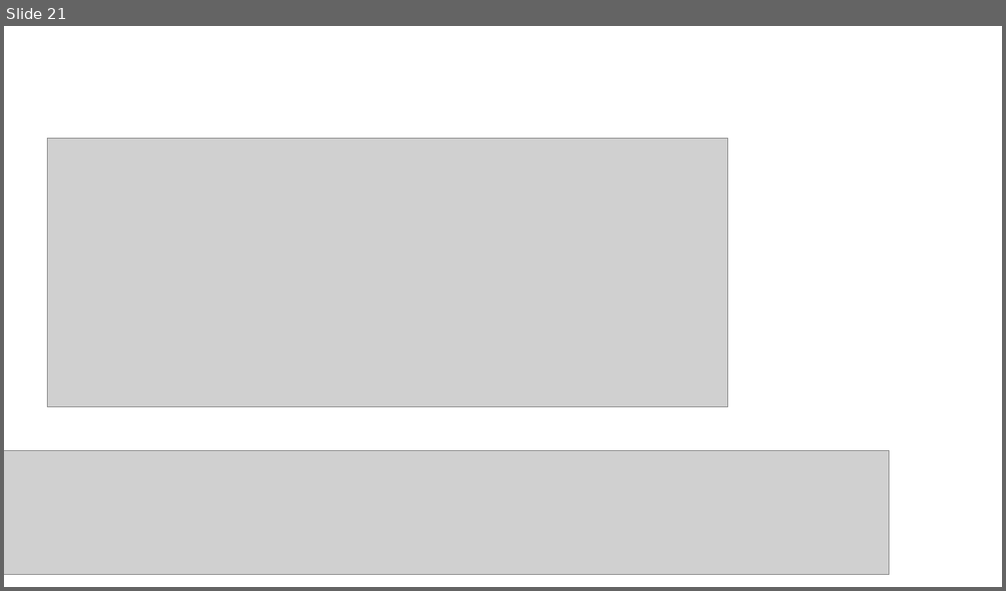
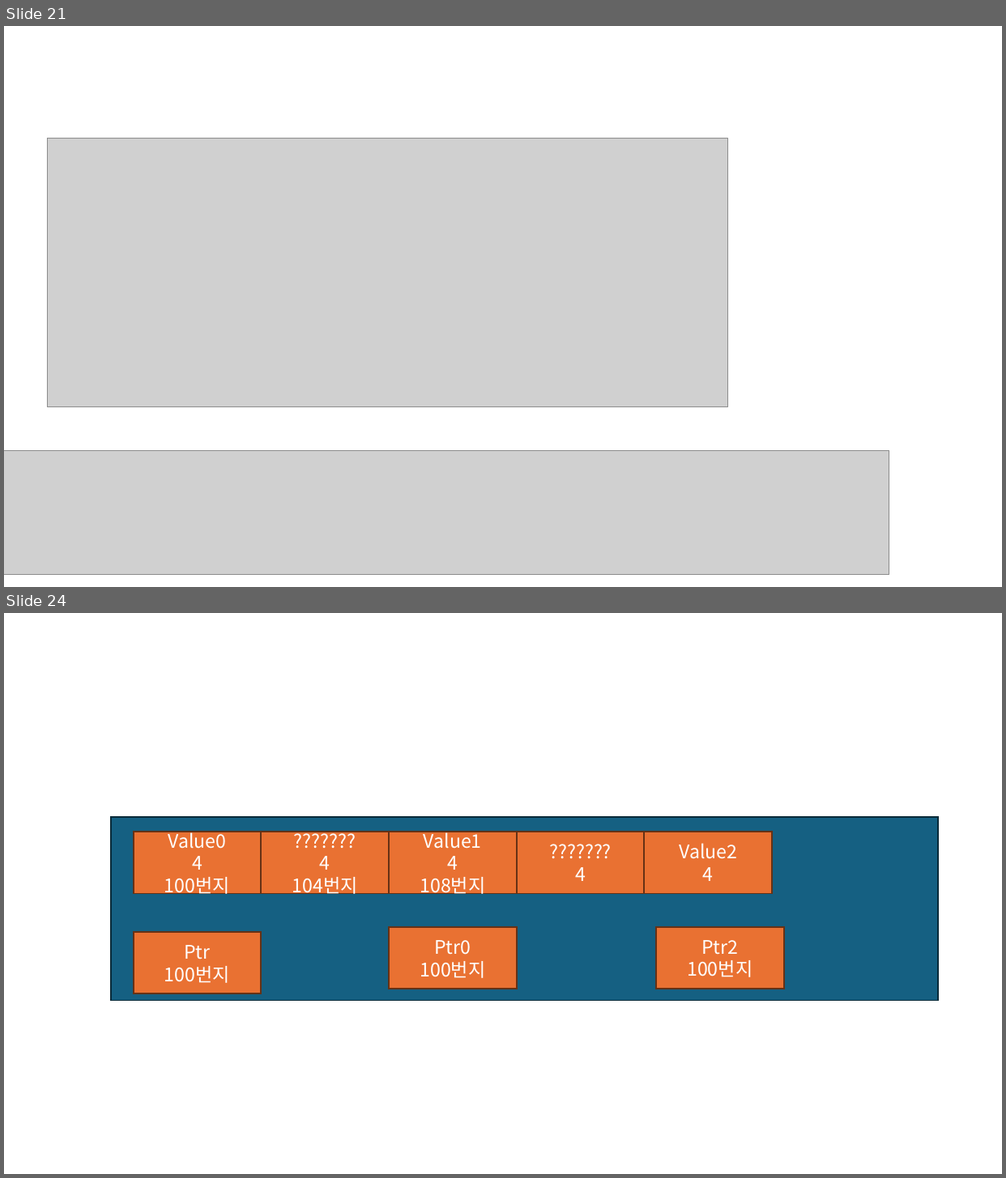
Before and after one commit to JaeSuGang/AssortRockAssignment, a slide deck: DOC/240912_Pointer_Cast.pptx. Shown one above the other, each under a label of ours: slide 21 before the commit, slides 21 and 24 after it; the slides between them are not shown. The pictures are 1006x591 and 1006x1178 pixels, drawn with LibreOffice and Linux fonts; fonts in the diff are those of the drawing; grey boxes stand for pictures. Boxes give left, top, right and bottom in pixels: in the first picture for what was removed or moved away, otherwise in the second. Text is boxed around its words. In the diff, an @@ line names an element or a change of style, - is before the commit and + after.

```diff
--- a/DOC/240912_Pointer_Cast.pptx
+++ b/DOC/240912_Pointer_Cast.pptx
@@ slide 24 added at [4, 613, 1002, 1174], background #FFFFFF @@
@@ rectangle added at [110, 817, 938, 1001], fill #156082, outline #092A39 1.5 pt @@
@@ rectangle added at [134, 833, 262, 894], fill #E97132, outline #663216 1.5 pt, 18 pt, text #FFFFFF @@
+Value0
+4
+100번지
@@ rectangle added at [261, 833, 389, 894], fill #E97132, outline #663216 1.5 pt, 18 pt, text #FFFFFF @@
+???????
+4
+104번지
@@ rectangle added at [389, 833, 517, 894], fill #E97132, outline #663216 1.5 pt, 18 pt, text #FFFFFF @@
+Value1
+4
+108번지
@@ rectangle added at [517, 833, 645, 894], fill #E97132, outline #663216 1.5 pt, 18 pt, text #FFFFFF @@
+???????
+4
@@ rectangle added at [645, 833, 773, 894], fill #E97132, outline #663216 1.5 pt, 18 pt, text #FFFFFF @@
+Value2
+4
@@ rectangle added at [389, 927, 517, 989], fill #E97132, outline #663216 1.5 pt, 18 pt, text #FFFFFF @@
+Ptr0
+100번지
@@ rectangle added at [656, 927, 784, 989], fill #E97132, outline #663216 1.5 pt, 18 pt, text #FFFFFF @@
+Ptr2
+100번지
@@ rectangle added at [134, 933, 262, 994], fill #E97132, outline #663216 1.5 pt, 18 pt, text #FFFFFF @@
+Ptr
+100번지
```
Also in this commit, not shown: 2 other slides added, 2 slides removed.
